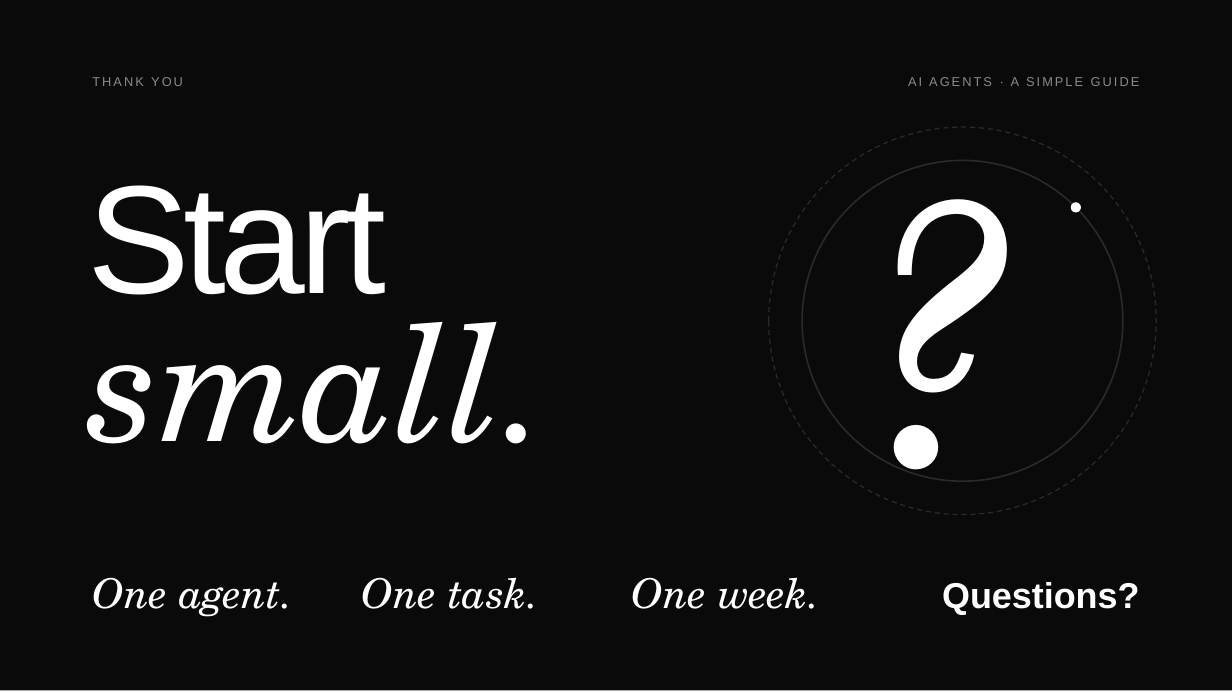
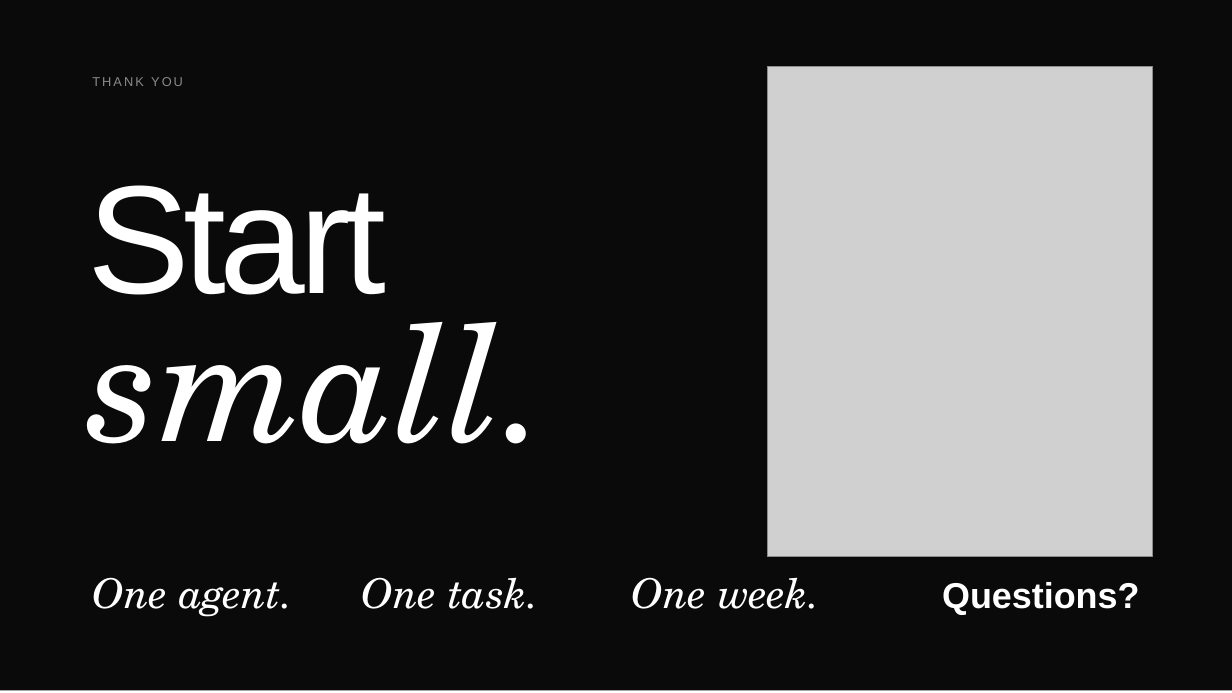
Before and after one commit to christbri/presentation, a slide deck: slide 14 of pptx/AI-Agents.pptx. Drawn at 1232x693 pixels with LibreOffice and Linux fonts; fonts in the diff are those of the drawing; grey boxes stand for pictures. Boxes give left, top, right and bottom in pixels: in the first picture for what was removed or moved away, otherwise in the second. Text is boxed around its words. In the diff, an @@ line names an element or a change of style, - is before the commit and + after.

```diff
--- a/pptx/AI-Agents.pptx
+++ b/pptx/AI-Agents.pptx
@@ picture added at (x1=768, y1=67, x2=1153, y2=556) @@
@@ text removed at (x1=908, y1=77, x2=1140, y2=86) @@
-AI AGENTS · A SIMPLE GUIDE
@@ ellipse removed at (x1=769, y1=128, x2=1156, y2=515) @@
@@ text removed at (x1=776, y1=161, x2=1097, y2=482) @@
-?
@@ ellipse removed at (x1=802, y1=161, x2=1123, y2=482) @@
@@ ellipse removed at (x1=1071, y1=202, x2=1081, y2=213) @@
```
Also in this commit, not shown: 1 other slide changed, 6 other files.
